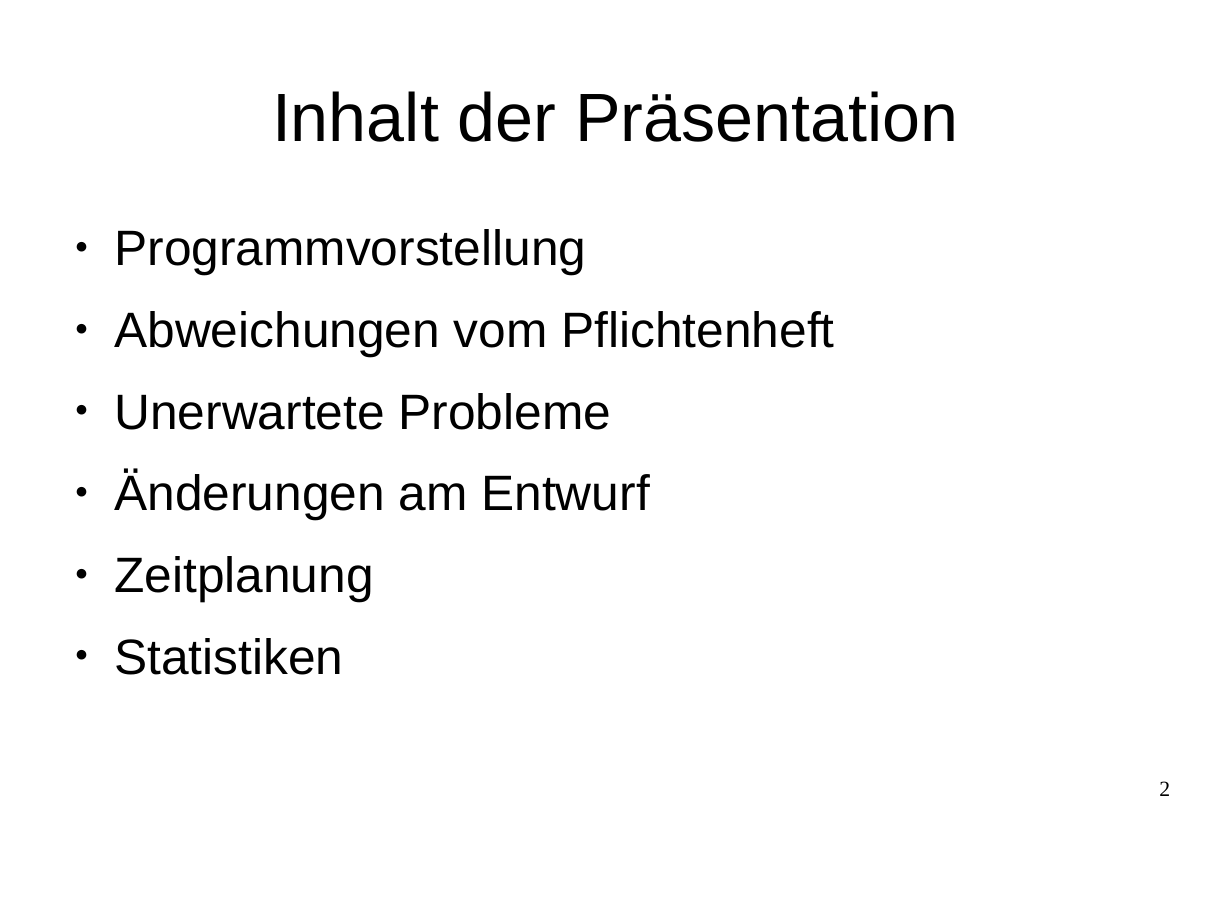
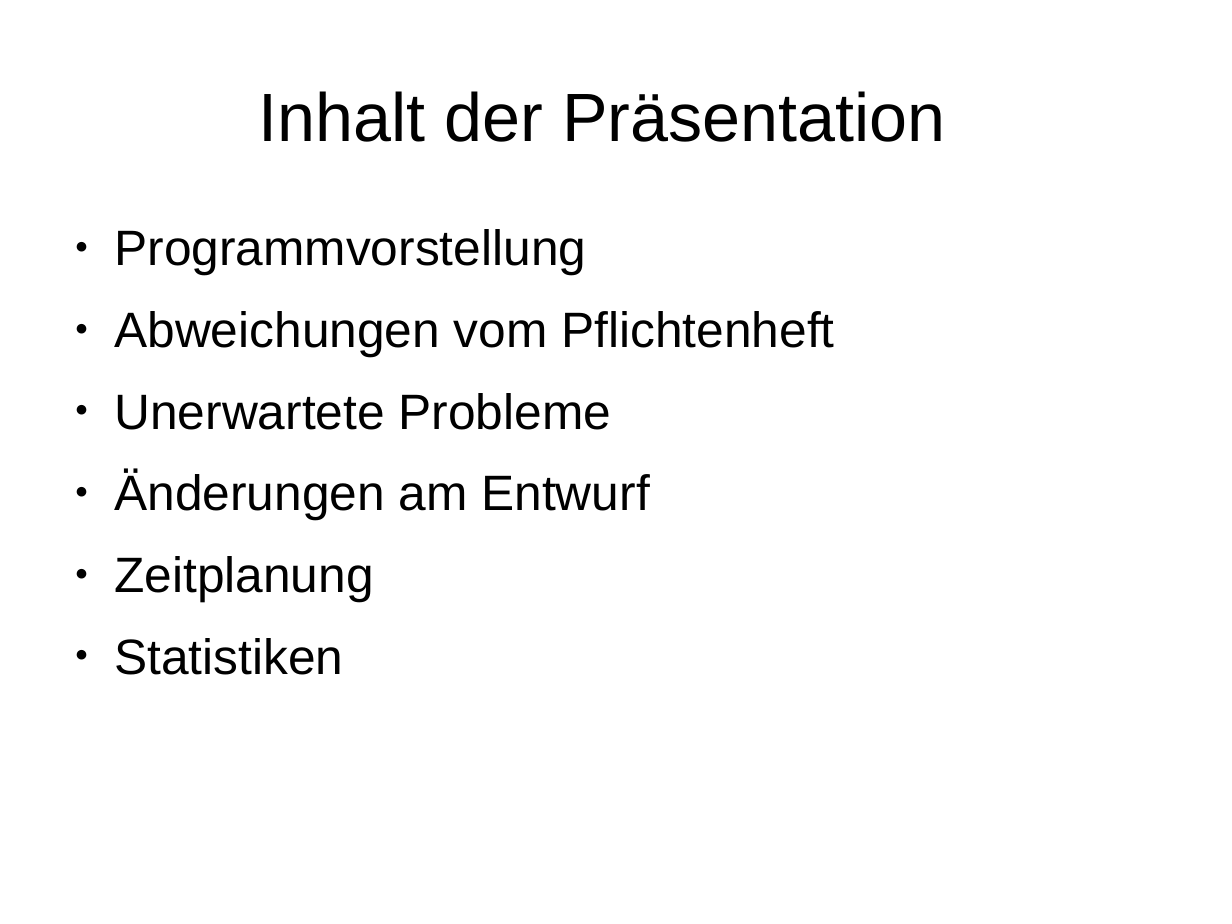
Before and after one commit to justin-hecht/pse-wahlverfahren, a slide deck: slide 2 of Implementierung/Präsentation/Präsentation.odp. Drawn at 1232x924 pixels with LibreOffice and Linux fonts; fonts in the diff are those of the drawing; background and template pictures are left out. Boxes give left, top, right and bottom in pixels: in the first picture for what was removed or moved away, otherwise in the second. Text is boxed around its words. In the diff, an @@ line names an element or a change of style, - is before the commit and + after.

```diff
--- a/Implementierung/Präsentation/Präsentation.odp
+++ b/Implementierung/Präsentation/Präsentation.odp
@@ title "Inhalt der Präsentation": place and size @@
-title "Inhalt der Präsentation" at (272,91,958,142)
+title "Inhalt der Präsentation" at (259,91,945,142)
@@ page number removed at (1159,781,1170,796) @@
-2
```
Also in this commit, not shown: 13 other slides changed, 2 slides added, 2 slides removed, 2 other files.
